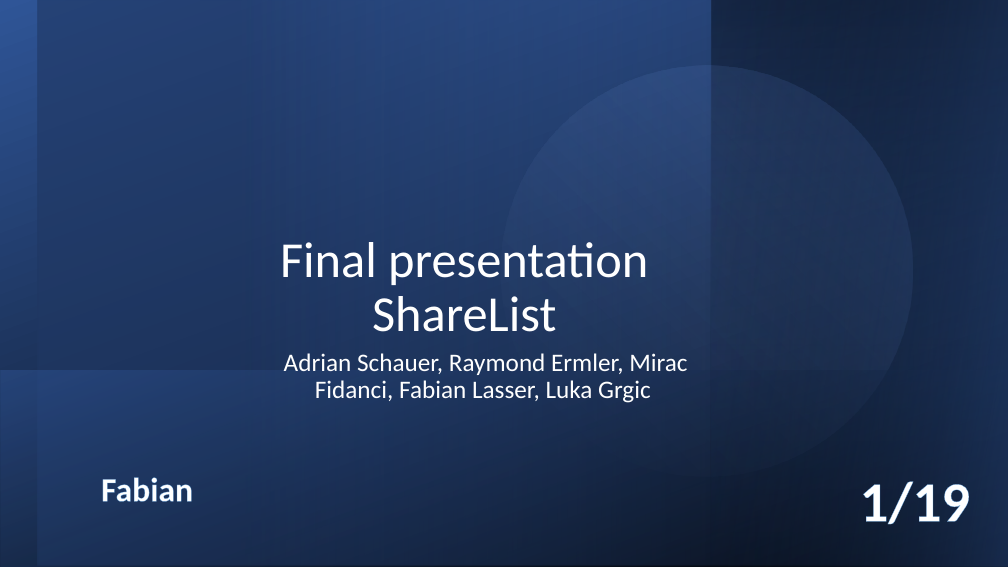
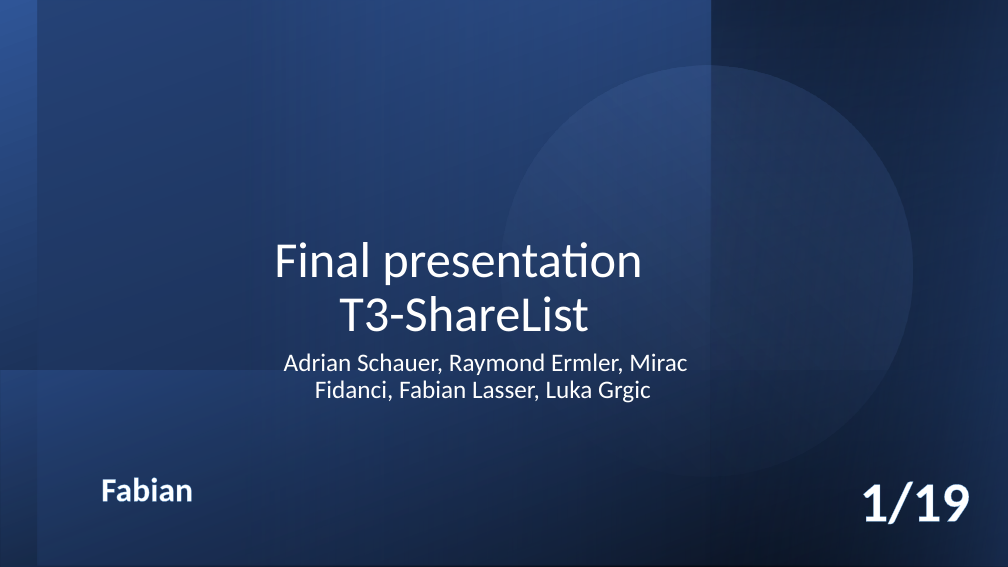
Before and after one commit to LuckyForce/ShareList, a slide deck: slide 1 of documents/T3-ShareList-Abschlusspräsentation_v1.0.pptx. Drawn at 1008x567 pixels with LibreOffice and Linux fonts; fonts in the diff are those of the drawing. Boxes give left, top, right and bottom in pixels: in the first picture for what was removed or moved away, otherwise in the second. Text is boxed around its words. In the diff, an @@ line names an element or a change of style, - is before the commit and + after.

```diff
--- a/documents/T3-ShareList-Abschlusspräsentation_v1.0.pptx
+++ b/documents/T3-ShareList-Abschlusspräsentation_v1.0.pptx
@@ title at (274,242,642,332): text changed @@
-Final presentation ShareList
+Final presentation
+T3-ShareList
```
Also in this commit, not shown: 1 other file.
